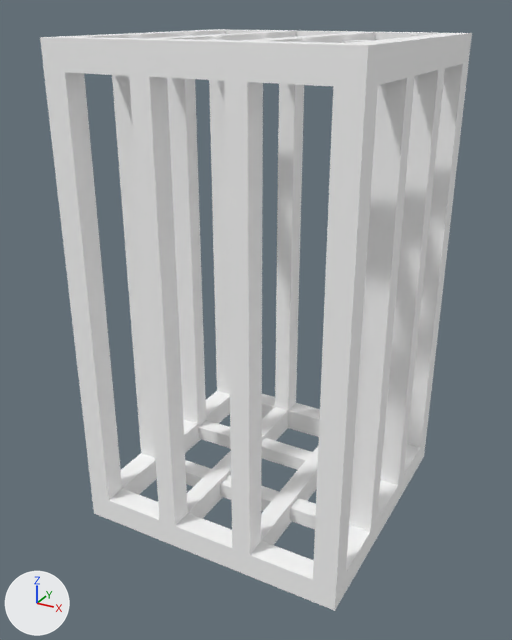
Before and after pictures for a commit that changed the glTF model assets/synty/simple_fantasy/models/SF_Prop_Cage_01.glb.
The view is the same before and after, from a 50 mm lens placed at (0.0236, -0.0452, 0.0378), pointed at (-0.0005, -0.0014, 0.0159). Every picture has the same lights, and +X, +Y and +Z are marked at lower left.

In view in the first picture: 'SF_Prop_Cage_01'.
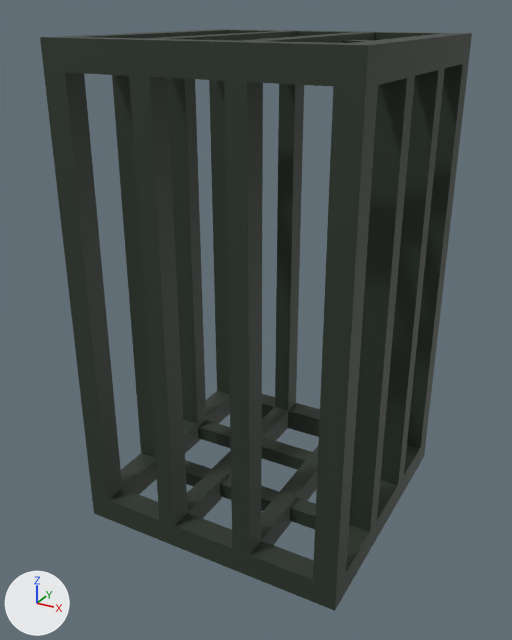
Edits to the scene script, one JSON object a line:
```json
{"op": "add", "block": "img_undead_footman_01", "code": ["img_undead_footman_01 = load_image('Undead_Footman_01', '_unpacked/Undead_Footman_01', 512, 512, 'sRGB')"]}
{"op": "remove", "block": "mat_lambert2", "code": "mat_lambert2.base_color = (1.0, 1.0, 1.0)  # white #ffffff"}
{"op": "add", "block": "mat_lambert2", "code": "mat_lambert2.texture = img_undead_footman_01"}
```

Changed parts and their boxes (x1, y1, x2, y2) in the pictures (512 x 640 px):
```json
{"object": "SF_Prop_Cage_01", "change": "surface changed", "before": [40, 29, 472, 611], "after": [40, 29, 472, 611], "on screen": "grey to black"}
```
